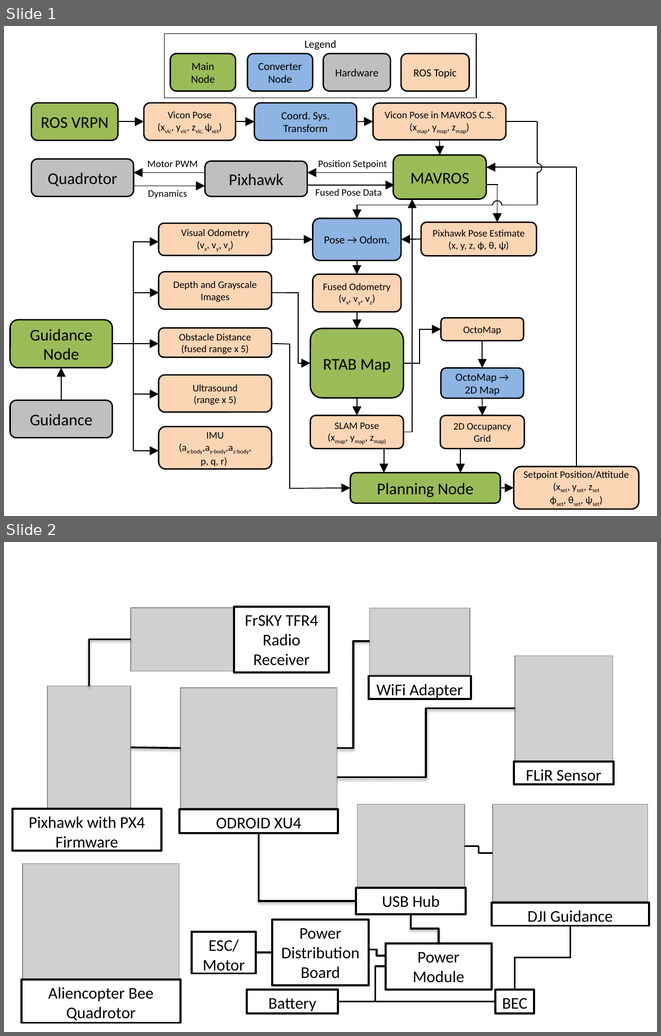
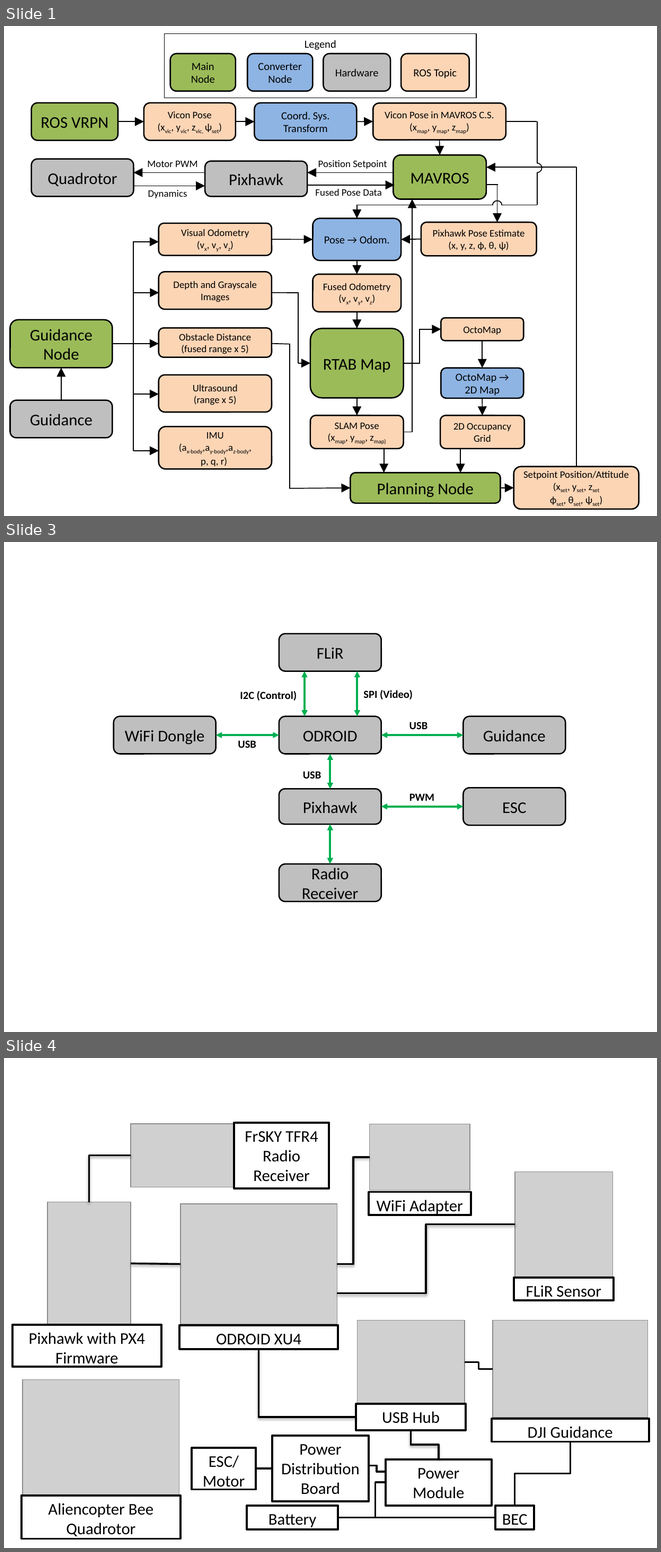
Before and after one commit to dtbinh/FlyNet, a slide deck: Presentations/frew_approved_block_diagrams.pptx. Shown one above the other, each under a label of ours: slides 1 and 2 before the commit, slides 1, 3 and 4 after it; the slides between them are not shown. The pictures are 661x1036 and 661x1552 pixels, drawn with LibreOffice and Linux fonts; fonts in the diff are those of the drawing; grey boxes stand for pictures. Boxes give left, top, right and bottom in pixels: in the first picture for what was removed or moved away, otherwise in the second. Text is boxed around its words. In the diff, an @@ line names an element or a change of style, - is before the commit and + after.

```diff
--- a/Presentations/frew_approved_block_diagrams.pptx
+++ b/Presentations/frew_approved_block_diagrams.pptx
@@ slide 3 added at <box>4,542,657,1032</box>, background #FFFFFF @@
@@ rounded rectangle added at <box>279,633,381,671</box>, fill #BFBFBF, outline #000000 1.5 pt, 18 pt, text #000000 @@
+FLiR
@@ double arrow added from (305, 716) to (305, 671), #00B050 2.25 pt @@
@@ double arrow added from (358, 716) to (358, 671), #00B050 2.25 pt @@
@@ text added at <box>240,691,297,700</box>, 12 pt, text #000000, bold @@
+I2C (Control)
@@ text added at <box>363,690,413,699</box>, 12 pt, text #000000, bold @@
+SPI (Video)
@@ rounded rectangle added at <box>114,716,216,753</box>, fill #BFBFBF, outline #000000 1.5 pt, 18 pt, text #000000 @@
+WiFi Dongle
@@ rounded rectangle added at <box>279,716,381,753</box>, fill #BFBFBF, outline #000000 1.5 pt, 18 pt, text #000000 @@
+ODROID
@@ rounded rectangle added at <box>463,716,566,753</box>, fill #BFBFBF, outline #000000 1.5 pt, 18 pt, text #000000 @@
+Guidance
@@ text added at <box>409,722,428,729</box>, 12 pt, text #000000, bold @@
+USB
@@ double arrow added from (279, 735) to (215, 735), #00B050 2.25 pt @@
@@ text added at <box>238,740,256,748</box>, 12 pt, text #000000, bold @@
+USB
@@ double arrow added from (381, 735) to (463, 735), #00B050 2.25 pt @@
@@ double arrow added from (330, 789) to (330, 753), #00B050 2.25 pt @@
@@ text added at <box>303,771,321,778</box>, 12 pt, text #000000, bold @@
+USB
@@ rounded rectangle added at <box>279,789,381,824</box>, fill #BFBFBF, outline #000000 1.5 pt, 18 pt, text #000000 @@
+Pixhawk
@@ text added at <box>409,793,434,801</box>, 12 pt, text #000000, bold @@
+PWM
@@ rounded rectangle added at <box>463,787,566,824</box>, fill #BFBFBF, outline #000000 1.5 pt, 18 pt, text #000000 @@
+ESC
@@ double arrow added from (381, 806) to (463, 806), #00B050 2.25 pt @@
@@ double arrow added from (330, 864) to (330, 824), #00B050 2.25 pt @@
@@ rounded rectangle added at <box>279,864,381,901</box>, fill #BFBFBF, outline #000000 1.5 pt, 18 pt, text #000000 @@
+Radio Receiver
@@ what was slide 2 is now slide 4 @@
```
Also in this commit, not shown: 1 other slide added.
